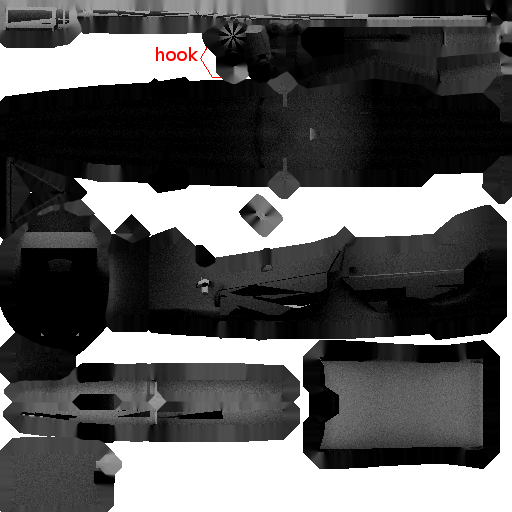
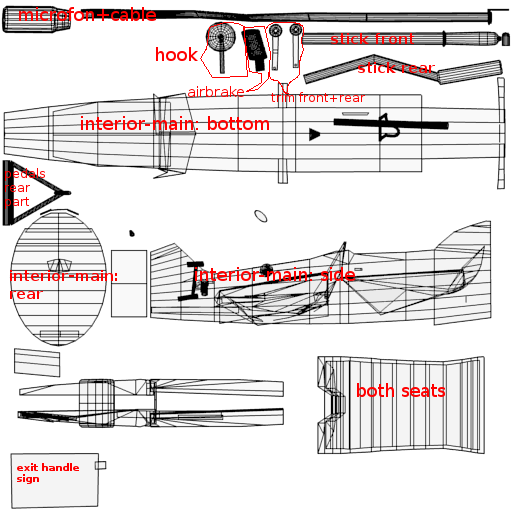
Layered file, before and after one edit (512 × 512). Changes by layer:
renamed "ambientocclusion" to "ao", hid it, painted on it over [0,0,512,512]
painted on "uvmap" over [205,20,271,74]
